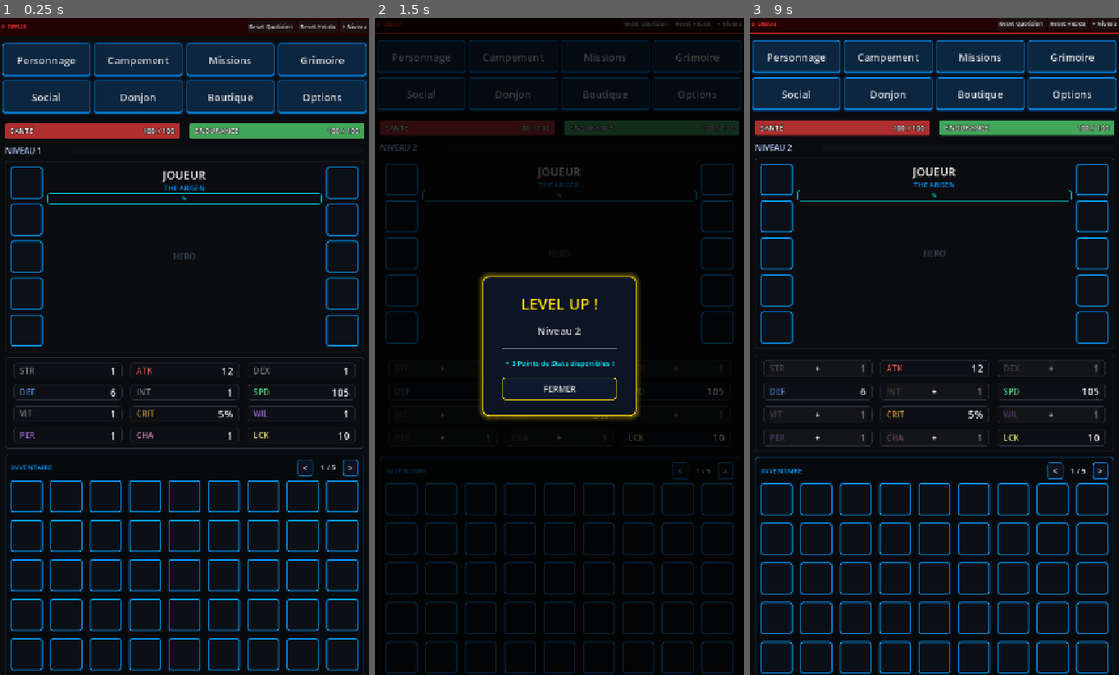
Above: before the commit, frames 1-3 (left to right).
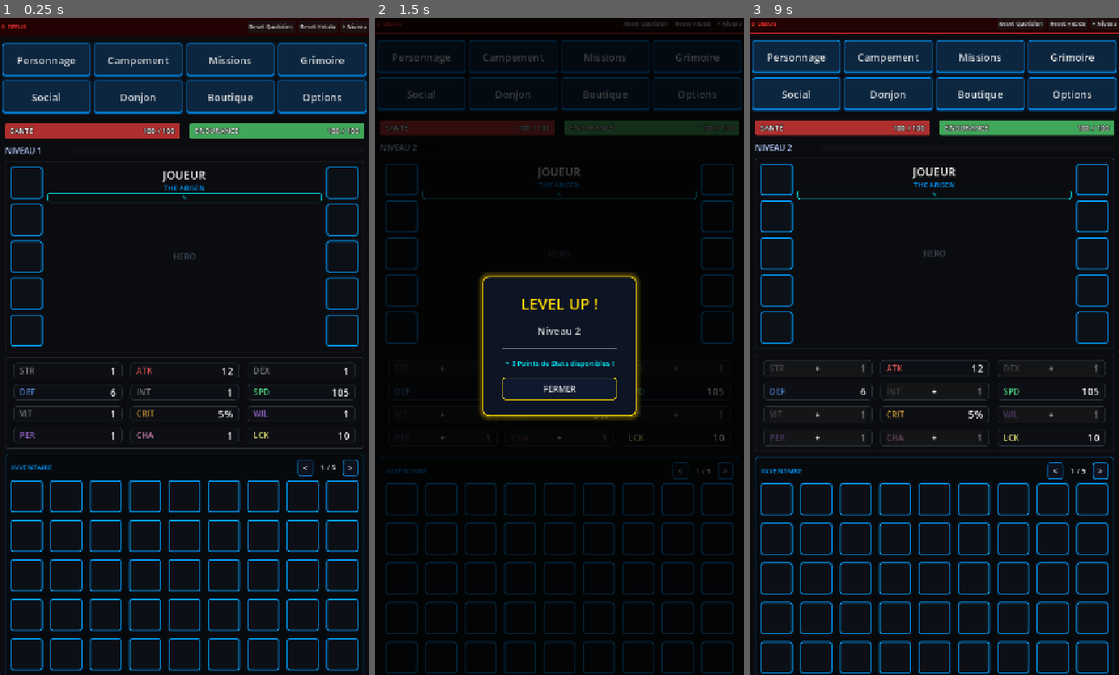
Above: after the commit, the same moments.

Repository: Argoht/Jeu
Game: Godot game, scene res://Scenes/main_scene.tscn
Two runs of this game, one before a commit and one after it. Both use one fixed random seed, a clock stepped at 60 frames per second and the inputs below. This scene is started directly instead of the project's main scene.
Inputs:
- Up to frame 1 (0.25 s): no input
- Up to frame 2 (1.5 s): click "+ Niveau" at 0.5 s; click "Personnage" at 1.25 s
- Up to frame 3 (9 s): click "Campement" at 2 s; click "Missions" at 2.75 s; click "Grimoire" at 3.5 s; click "Social" at 4.25 s; click "Donjon" at 5 s; click "Boutique" at 5.75 s; click "✎" at 6.5 s; click "+" at 7.25 s; click "+" at 8 s; click "+" at 8.75 s

The runs differ from the first frame. In frame 1, 0.1% of the frame differs, in the area x 12-88%, y 26-29%; in frame 2, 0.2%; in frame 3, 0.4%, in the area x 12-88%, y 26-28%.

Commit message:
fix: réduction taille bouton ✎ renommage pseudo
https://claude.ai/code/session_019T2txxZBcmxeHzpZfuDRYS

Diff:
--- a/jeu/Scripts/MainScene.gd
+++ b/jeu/Scripts/MainScene.gd
@@ -410,17 +410,18 @@
 	var header_info = $VBox/GameZone/VBox/HeroFrame/Margin/HeroLayout/AvatarCenter/HeaderInfo
 	var btn = Button.new()
 	btn.text = "✎"
-	btn.add_theme_font_size_override("font_size", 13)
+	btn.custom_minimum_size = Vector2(28, 18)
+	btn.add_theme_font_size_override("font_size", 10)
 	btn.add_theme_color_override("font_color", Color("#00f2ff"))
 	var s = StyleBoxFlat.new()
 	s.bg_color = Color(0, 0, 0, 0)
 	s.border_width_left = 1; s.border_width_top = 1
 	s.border_width_right = 1; s.border_width_bottom = 1
 	s.border_color = Color("#00f2ff")
-	s.corner_radius_top_left = 4; s.corner_radius_top_right = 4
-	s.corner_radius_bottom_left = 4; s.corner_radius_bottom_right = 4
-	s.content_margin_left = 6; s.content_margin_right = 6
-	s.content_margin_top = 2; s.content_margin_bottom = 2
+	s.corner_radius_top_left = 3; s.corner_radius_top_right = 3
+	s.corner_radius_bottom_left = 3; s.corner_radius_bottom_right = 3
+	s.content_margin_left = 3; s.content_margin_right = 3
+	s.content_margin_top = 1; s.content_margin_bottom = 1
 	btn.add_theme_stylebox_override("normal", s)
 	btn.pressed.connect(_open_rename_popup)
 	header_info.add_child(btn)
